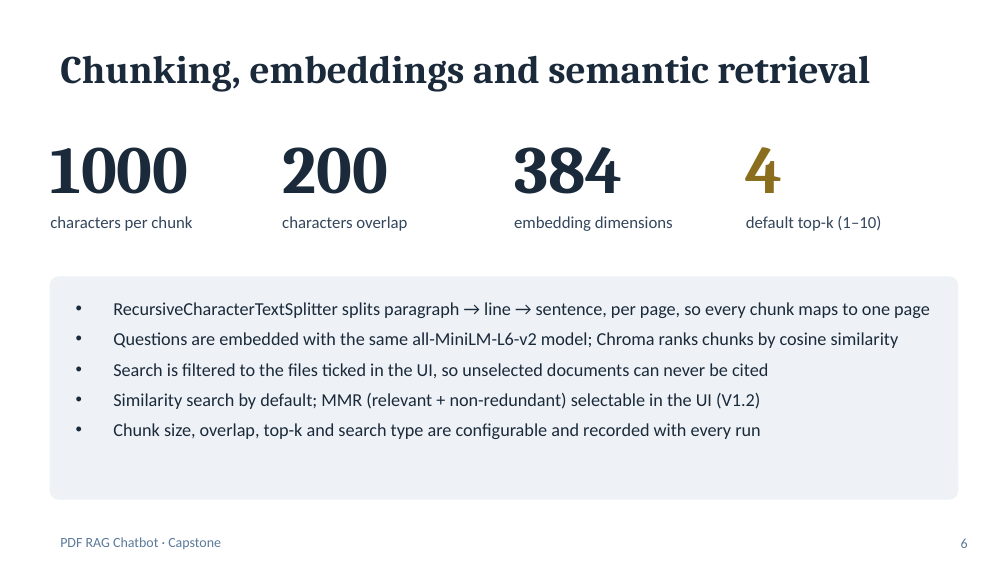
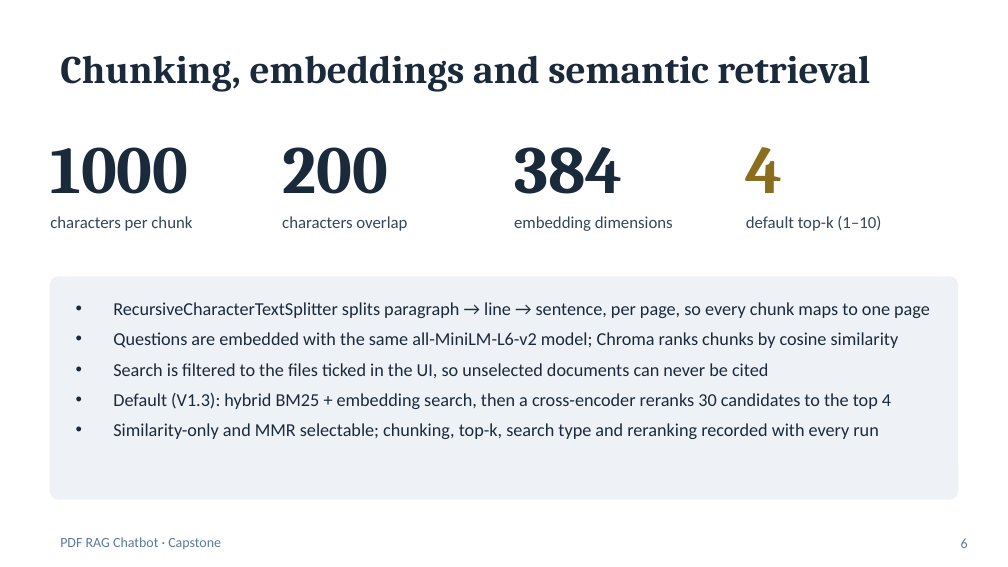
Before and after one commit to sabareesh-r23/pdf-rag-chatbot-old, a slide deck: slide 6 of docs/presentation/RAG_PDF_Chatbot_Capstone.pptx. Drawn at 1008x567 pixels with LibreOffice and Linux fonts; fonts in the diff are those of the drawing. Boxes give left, top, right and bottom in pixels: in the first picture for what was removed or moved away, otherwise in the second. Text is boxed around its words. In the diff, an @@ line names an element or a change of style, - is before the commit and + after.

```diff
--- a/docs/presentation/RAG_PDF_Chatbot_Capstone.pptx
+++ b/docs/presentation/RAG_PDF_Chatbot_Capstone.pptx
@@ text at [113,393,891,439]: text changed @@
-• Similarity search by default; MMR (relevant + non-redundant) selectable in the UI (V1.2)
-• Chunk size, overlap, top-k and search type are configurable and recorded with every run
+• Default (V1.3): hybrid BM25 + embedding search, then a cross-encoder reranks 30 candidates to the top 4
+• Similarity-only and MMR selectable; chunking, top-k, search type and reranking recorded with every run
```
Also in this commit, not shown: 5 other slides changed, 1 slide added, 34 other files.
